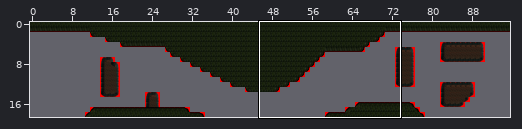
Tiled map -- res/map/finalmap01.tmx. The first picture is a wide view before the edit; the outline marks the close-up.
Close-up. Old version:
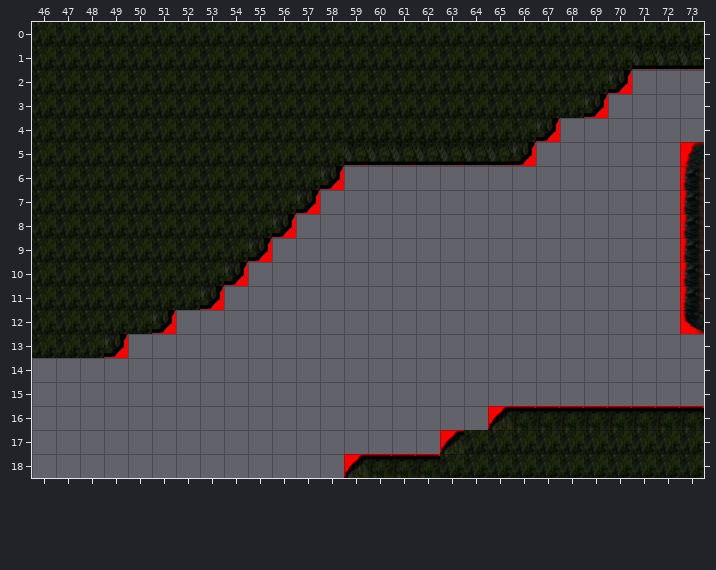
Cells are 32x32 px. Shown: x 46..73, y 0..18. The commit also changed other parts of the map, which this record leaves out.
The result:
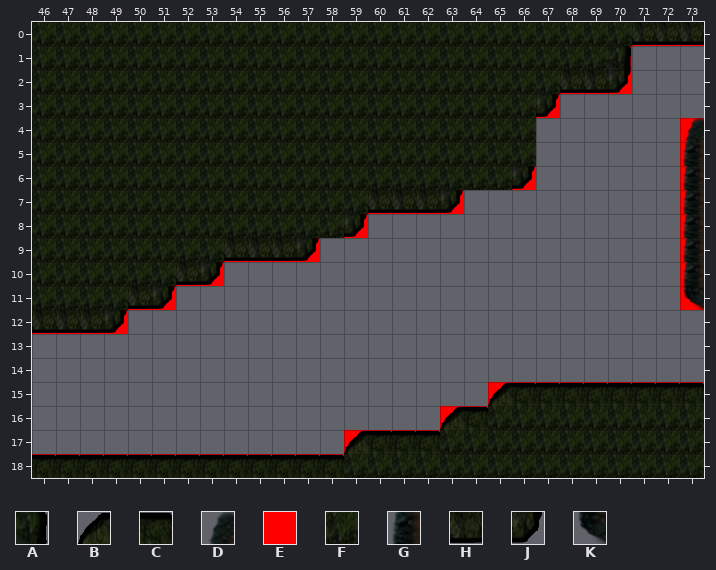
Key: from "full_tileset": A 10; from "tileset": B 0, C 1, D 3, E 6, F 9, G 11, H 17, J 18, K 19.
_ is an empty cell, # one hidden under a higher layer.
Edits made:
Layer "collision":
y 1: x 71..73 EEE -> ___
y 3: x 68..69 #E -> __
y 4: x 67 E -> _; x 73 _ -> E
y 6: x 66 _ -> E
y 7: x 60..63 ____ -> EEEE
y 8: x 59 _ -> E
y 9: x 56..57 __ -> EE
y 10: x 54 E -> _
y 11: x 52..53 #E -> __
y 12: x 50..51 #E -> __; x 73 E -> _
y 13: x 46..49 ###E -> ____
y 15: x 65..73 _________ -> EEEEEEEEE
y 16: x 63..64 __ -> EE
y 17: x 59..62 ____ -> EEEE
y 18: x 46..58 _____________ -> EEEEEEEEEEEEE
Layer "terrain":
y 0: x 71..73 FFF -> HHH
y 1: x 70..73 FHHH -> A___
y 2: x 68..69 FF -> HH
y 3: x 67..69 FFJ -> J__
y 4: x 67 J -> _; x 73 _ -> D
y 5: x 59..66 HHHHHHHJ -> FFFFFFFF; x 73 D -> G
y 6: x 58..66 J________ -> FFFFFFFFJ
y 7: x 57..63 J______ -> FFFHHHJ
y 8: x 56..59 J___ -> FFFJ
y 9: x 54..57 FJ__ -> HHHJ
y 10: x 52..54 FFJ -> HJ_
y 11: x 50..53 FFFJ -> HJ__; x 73 G -> K
y 12: x 46..51 FFFFFJ -> HHHJ__; x 73 K -> _
y 13: x 46..49 FFFJ -> ____
y 15: x 65..73 _________ -> BCCCCCCCC
y 16: x 63..73 __BCCCCCCCC -> BCFFFFFFFFF
y 17: x 59..63 ____B -> BCCCF
y 18: x 46..62 _____________BCCC -> CCCCCCCCCCCCCFFFF
